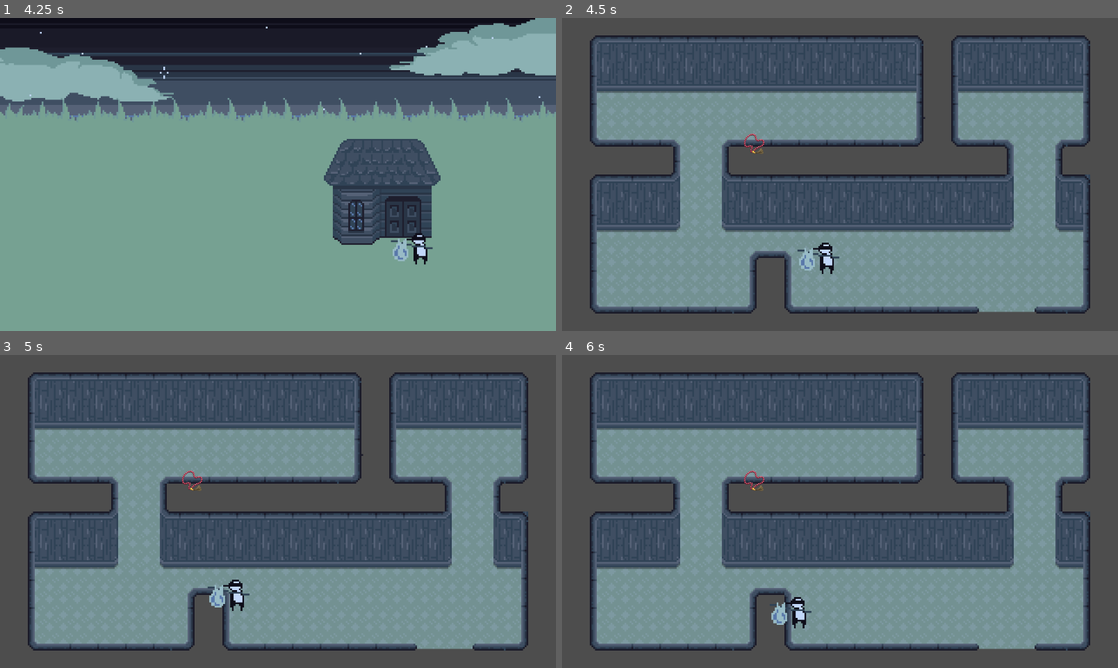
Above: before the commit, frames 1-4 (two rows, left to right).
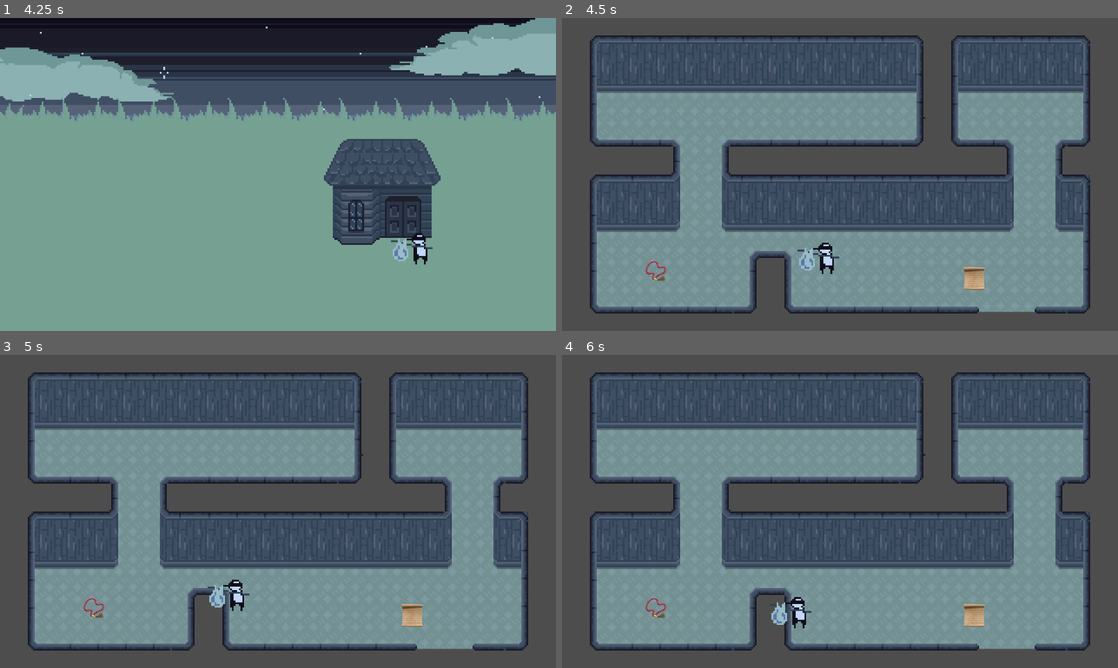
Above: after the commit, the same moments.

Repository: yujoostudios/brackeys2024
Game: Godot game, scene res://screens/scenes/start_menu.tscn
The game is run twice, just before and just after one commit, with the same random seed, the same clock (stepped at 60 frames per second) and the same inputs.
Inputs:
- Up to frame 1 (4.25 s): click "GET ROBBIN'" at 0.5 s; tap Enter at 1.25 s; hold D (right) 1.28-2.03 s; hold Space (interact) 1.28-2.03 s; hold S (down) 2.03-2.78 s; tap Space (interact) at 2.1, 3.6 s; hold D (right) 2.78-3.53 s; hold Space (interact) 2.78-3.53 s; hold W (up) from 3.53 s (still down)
- Up to frame 2 (4.5 s): release W (up) at 4.28 s; hold A (left) from 4.28 s (still down); hold Space (interact) from 4.28 s (still down)
- Up to frame 3 (5 s): keep holding A (left); keep holding Space (interact)
- Up to frame 4 (6 s): release Space (interact) at 5.03 s; tap Space (interact) at 5.1, 5.75 s; release A (left) at 5.78 s; hold S (down) from 5.78 s (still down); hold Space (interact) from 5.78 s (still down)

Frame 1 is identical in both runs. In frame 2, 0.4% of the frame differs, in the area x 15-77%, y 36-87%; in frame 3, 0.4%; in frame 4, 0.4%.

Commit message:
last for day justin

Diff:
--- /dev/null
+++ b/new-game-project/Resources/Necklace.tres
@@ -0,0 +1,10 @@
+[gd_resource type="Resource" script_class="ResourceNodeType" load_steps=3 format=3 uid="uid://dpdfn0c4x7dpu"]
+
+[ext_resource type="Texture2D" uid="uid://dc3rtweuvx0ny" path="res://assets/pickups/📿.png" id="1_0sgad"]
+[ext_resource type="Script" path="res://scripts/ResourceType.gd" id="2_1wjgw"]
+
+[resource]
+script = ExtResource("2_1wjgw")
+item_name = "Necklace"
+value = 1000
+picture = ExtResource("1_0sgad")
--- /dev/null
+++ b/new-game-project/Resources/scroll.tres
@@ -0,0 +1,10 @@
+[gd_resource type="Resource" script_class="ResourceNodeType" load_steps=3 format=3 uid="uid://bl5ey3fufmbv6"]
+
+[ext_resource type="Script" path="res://scripts/ResourceType.gd" id="1_jnou4"]
+[ext_resource type="Texture2D" uid="uid://bn8bmwi0h8ohh" path="res://assets/pickups/📜.png" id="1_rpu56"]
+
+[resource]
+script = ExtResource("1_jnou4")
+item_name = "Scroll"
+value = 500
+picture = ExtResource("1_rpu56")
--- a/new-game-project/screens/objects/necklace.tscn
+++ b/new-game-project/screens/objects/necklace.tscn
@@ -1,12 +1,16 @@
-[gd_scene load_steps=3 format=3 uid="uid://dqel5f237eelu"]
+[gd_scene load_steps=5 format=3 uid="uid://dqel5f237eelu"]
 
+[ext_resource type="Script" path="res://scripts/pickup.gd" id="1_1fgo2"]
 [ext_resource type="Texture2D" uid="uid://dc3rtweuvx0ny" path="res://assets/pickups/📿.png" id="1_3pfvm"]
+[ext_resource type="Resource" uid="uid://dpdfn0c4x7dpu" path="res://Resources/Necklace.tres" id="2_ej17t"]
 
 [sub_resource type="CircleShape2D" id="CircleShape2D_pidkg"]
 radius = 16.1245
 
-[node name="Necklace" type="StaticBody2D"]
+[node name="Necklace" type="Area2D" groups=["items"]]
 position = Vector2(-1, -3)
+script = ExtResource("1_1fgo2")
+node_type = ExtResource("2_ej17t")
 
 [node name="Sprite2D" type="Sprite2D" parent="."]
 position = Vector2(0, -1)
@@ -14,4 +18,15 @@
 texture = ExtResource("1_3pfvm")
 
 [node name="CollisionShape2D" type="CollisionShape2D" parent="."]
+light_mask = 2
+visibility_layer = 2
 shape = SubResource("CircleShape2D_pidkg")
+
+[node name="Timer" type="Timer" parent="."]
+wait_time = 0.1
+
+[connection signal="area_entered" from="." to="." method="_on_area_entered"]
+[connection signal="area_exited" from="." to="." method="_on_area_exited"]
+[connection signal="body_entered" from="." to="." method="_on_body_entered"]
+[connection signal="body_exited" from="." to="." method="_on_body_exited"]
+[connection signal="timeout" from="Timer" to="." method="_on_timer_timeout"]
--- a/new-game-project/screens/objects/scroll.tscn
+++ b/new-game-project/screens/objects/scroll.tscn
@@ -1,16 +1,16 @@
 [gd_scene load_steps=5 format=3 uid="uid://c2mccesqsug76"]
 
+[ext_resource type="Script" path="res://scripts/pickup.gd" id="1_alfjg"]
 [ext_resource type="Texture2D" uid="uid://bn8bmwi0h8ohh" path="res://assets/pickups/📜.png" id="1_i8y84"]
-[ext_resource type="Script" path="res://screens/objects/pickup.gd" id="1_niam0"]
-[ext_resource type="Resource" path="res://Resources/scroll.tres" id="2_hcjow"]
+[ext_resource type="Resource" uid="uid://bl5ey3fufmbv6" path="res://Resources/scroll.tres" id="2_85qyg"]
 
 [sub_resource type="CircleShape2D" id="CircleShape2D_pidkg"]
 radius = 16.1245
 
 [node name="Scroll" type="Area2D" groups=["items"]]
 position = Vector2(-1, -3)
-script = ExtResource("1_niam0")
-node_type = ExtResource("2_hcjow")
+script = ExtResource("1_alfjg")
+node_type = ExtResource("2_85qyg")
 
 [node name="Sprite2D" type="Sprite2D" parent="."]
 position = Vector2(0, -1)
@@ -25,4 +25,6 @@
 
 [connection signal="area_entered" from="." to="." method="_on_area_entered"]
 [connection signal="area_exited" from="." to="." method="_on_area_exited"]
+[connection signal="body_entered" from="." to="." method="_on_body_entered"]
+[connection signal="body_exited" from="." to="." method="_on_body_exited"]
 [connection signal="timeout" from="Timer" to="." method="_on_timer_timeout"]
--- a/new-game-project/screens/scenes/house_1_level.tscn
+++ b/new-game-project/screens/scenes/house_1_level.tscn
@@ -1,10 +1,11 @@
-[gd_scene load_steps=12 format=4 uid="uid://cog72oekdkmda"]
+[gd_scene load_steps=13 format=4 uid="uid://cog72oekdkmda"]
 
 [ext_resource type="PackedScene" uid="uid://dqel5f237eelu" path="res://screens/objects/necklace.tscn" id="1_qqjqs"]
 [ext_resource type="Texture2D" uid="uid://cqx47sdxkuswk" path="res://assets/art/flooring-night-tilemap.png" id="1_tfgr4"]
 [ext_resource type="PackedScene" uid="uid://d01luah7ejh3g" path="res://screens/objects/player.tscn" id="2_8dbuv"]
 [ext_resource type="Texture2D" uid="uid://ceschc3orkg2n" path="res://assets/art/wall-night-tilemap.png" id="2_lxy8w"]
 [ext_resource type="Texture2D" uid="uid://cvek0b51fiu5a" path="res://assets/art/wallpaper-night-tilemap.png" id="3_2xkmm"]
+[ext_resource type="PackedScene" uid="uid://c2mccesqsug76" path="res://screens/objects/scroll.tscn" id="6_for0x"]
 
 [sub_resource type="TileSetAtlasSource" id="TileSetAtlasSource_vakw3"]
 texture = ExtResource("1_tfgr4")
@@ -791,9 +792,12 @@
 tile_set = SubResource("TileSet_sd61c")
 
 [node name="Necklace" parent="." instance=ExtResource("1_qqjqs")]
-position = Vector2(-197, -69)
+position = Vector2(-423, 223)
 
 [node name="Camera2D" type="Camera2D" parent="."]
 
 [node name="Player" parent="." instance=ExtResource("2_8dbuv")]
 position = Vector2(-40, 193)
+
+[node name="Scroll" parent="." instance=ExtResource("6_for0x")]
+position = Vector2(309, 240)
--- /dev/null
+++ b/new-game-project/scripts/ResourceType.gd
@@ -0,0 +1,7 @@
+extends Resource
+
+class_name ResourceNodeType
+
+@export var item_name : String
+@export var value : int
+@export var picture : Texture
--- /dev/null
+++ b/new-game-project/scripts/pickup.gd
@@ -0,0 +1,26 @@
+extends Area2D
+
+class_name pickup
+@export var node_type : ResourceNodeType
+
+
+func _on_body_entered(body: Node2D) -> void:
+	$Timer.start()
+	print(node_type.item_name)
+	print(node_type.value)
+
+func _on_body_exited(body: Node2D) -> void:
+	$Timer.stop()
+
+func _on_timer_timeout() -> void:
+	if Input.is_action_pressed("interact"):
+		queue_free()
+
+
+func _on_area_entered(area: Area2D) -> void:
+	$Timer.start()
+	print(node_type.item_name)
+	print(node_type.value)
+
+func _on_area_exited(area: Area2D) -> void:
+	$Timer.stop()
